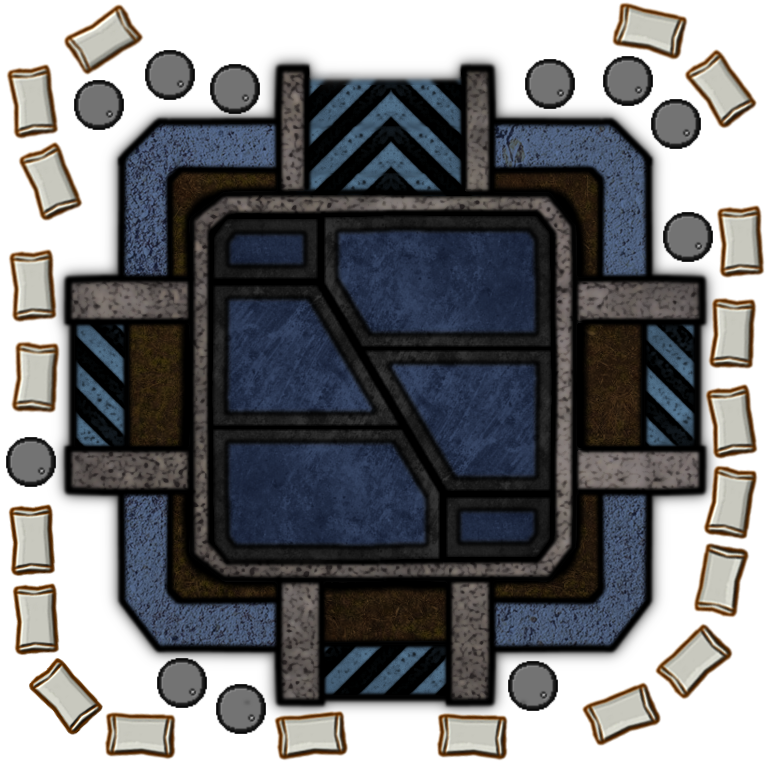
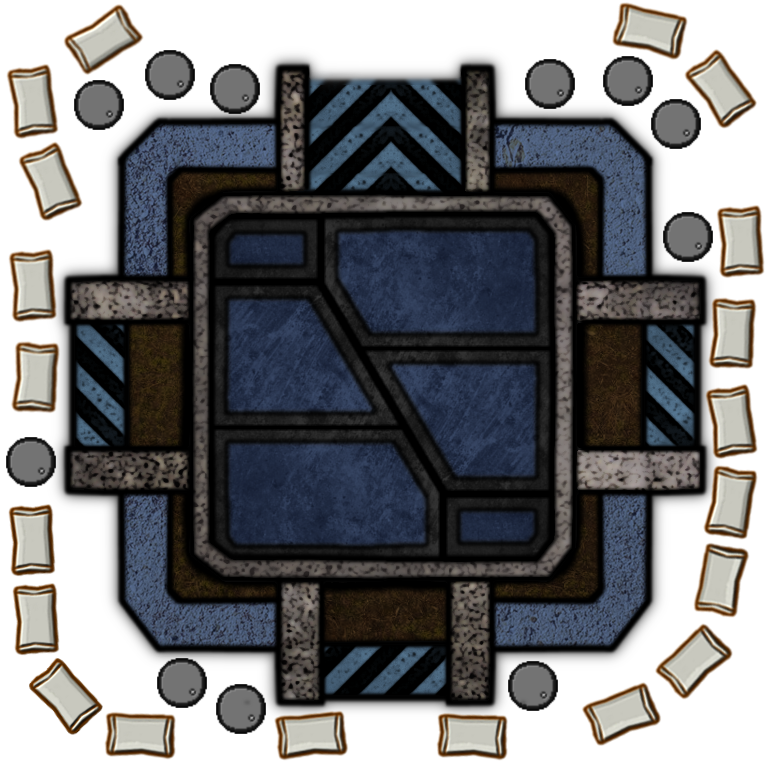
Layered file, before and after one edit (768x768). Changes by layer:
added layer "Pasted Layer #6" above "Pasted Layer #5" over [156, 178, 575, 658]
added layer "Pasted Layer #5" (soft light) above "Pasted Layer #4" over [70, 70, 701, 701]
added layer "Pasted Layer #4" above "Pasted Layer #2" over [192, 194, 574, 579]
